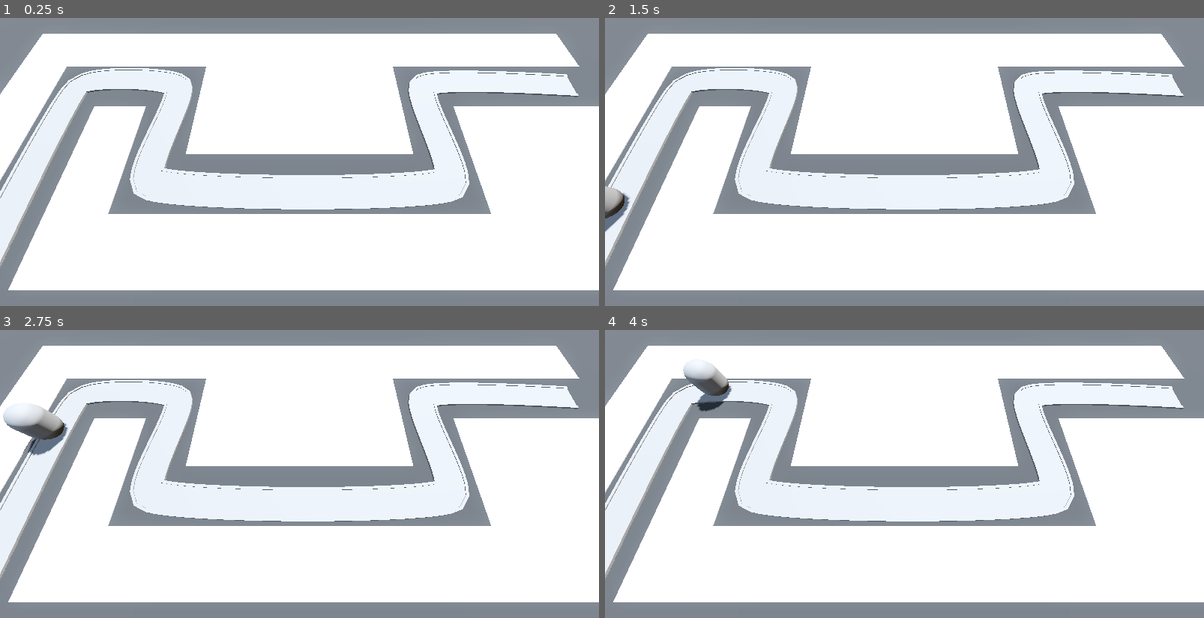
Above: before the commit, frames 1-4 (two rows, left to right).
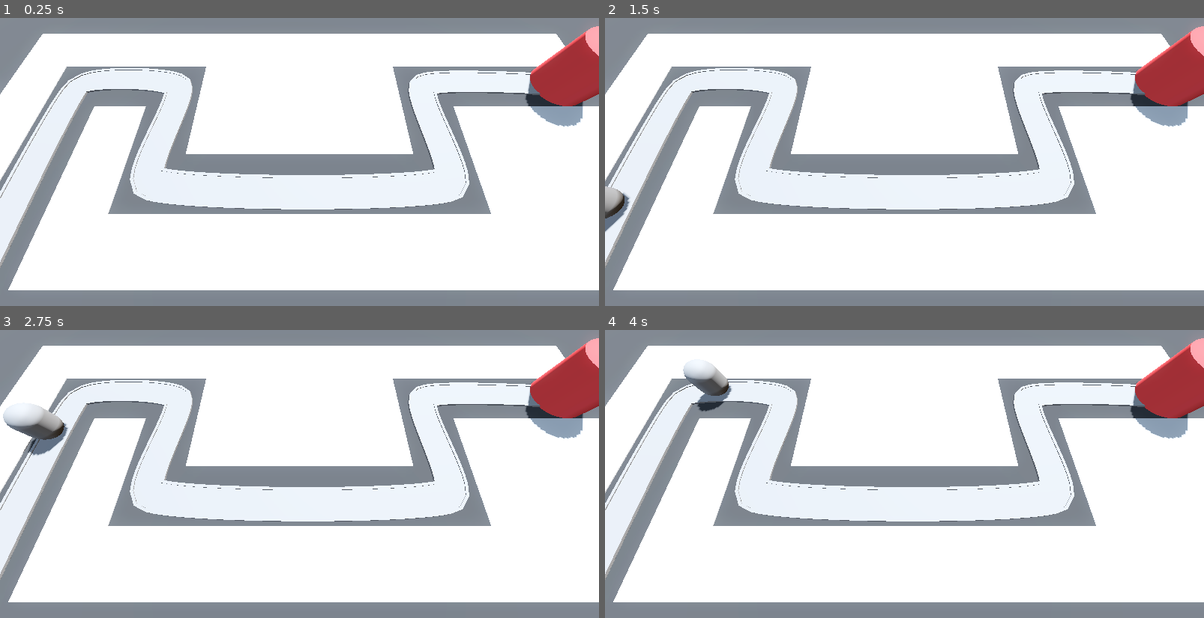
Above: after the commit, the same moments.

Repository: cosmo-the-deer/Barbarian-Blaster
Game: Godot game, scene res://BaseLevel.tscn
Same seed, same stepped clock (60 frames per second), same inputs: the game is played once before the commit and once after it.
Inputs:
- Up to frame 1 (0.25 s): no input
- Up to frame 2 (1.5 s): tap Enter at 0.5 s
- Up to frame 3 (2.75 s): no input
- Up to frame 4 (4 s): no input

The runs differ from the first frame. In frame 1, 2.8% of the frame differs, in the area x 87-100%, y 2-38%; in frame 2, 2.8%; in frame 3, 2.8%; in frame 4, 2.8%.

Commit message:
created enemy

Diff:
--- a/BaseLevel.tscn
+++ b/BaseLevel.tscn
@@ -1,7 +1,8 @@
-[gd_scene load_steps=8 format=3 uid="uid://cshy5hwwjb5uo"]
+[gd_scene load_steps=9 format=3 uid="uid://cshy5hwwjb5uo"]
 
 [ext_resource type="MeshLibrary" uid="uid://pvar3xuw7aos" path="res://MeshLibraries/SpaceLibary.tres" id="1_lvb7b"]
 [ext_resource type="PackedScene" uid="uid://d2ysy2j5t7sdf" path="res://Enemy/enemy.tscn" id="2_5x8ra"]
+[ext_resource type="PackedScene" uid="uid://dn6xye7s7s1jp" path="res://base/base.tscn" id="3_o2j4u"]
 
 [sub_resource type="ProceduralSkyMaterial" id="ProceduralSkyMaterial_dq0bh"]
 sky_horizon_color = Color(0.662243, 0.671743, 0.686743, 1)
@@ -99,3 +100,6 @@
 
 [node name="Enemy" parent="Path3D" instance=ExtResource("2_5x8ra")]
 transform = Transform3D(0.999967, 0, -0.00195729, 0, 1, 0, 0.00195729, 0, 0.999967, -18.0333, 0, 15.0237)
+
+[node name="Base" parent="." instance=ExtResource("3_o2j4u")]
+transform = Transform3D(1, 0, 0, 0, 1, 0, 0, 0, 1, 21, 0, -2)
--- a/Enemy/enemy.gd
+++ b/Enemy/enemy.gd
@@ -2,6 +2,10 @@
 
 @export var speed: float = 2.5
 
+@onready var base = get_tree().get_first_node_in_group("base")
+
 # Called every frame. 'delta' is the elapsed time since the previous frame.
 func _process(delta: float) -> void:
 	progress += delta * speed
+	if progress_ratio == 1.0:
+		base.take_damage()
--- /dev/null
+++ b/base/base.gd
@@ -0,0 +1,4 @@
+extends Node3D
+
+func take_damage() -> void:
+	print("Damage dealt to base")
--- /dev/null
+++ b/base/base.tscn
@@ -0,0 +1,16 @@
+[gd_scene load_steps=3 format=3 uid="uid://dn6xye7s7s1jp"]
+
+[ext_resource type="Script" uid="uid://jcfkl54dkl4i" path="res://base/base.gd" id="1_mftly"]
+
+[sub_resource type="StandardMaterial3D" id="StandardMaterial3D_r7l70"]
+albedo_color = Color(1, 0.31, 0.31, 1)
+
+[node name="Base" type="Node3D" groups=["base"]]
+script = ExtResource("1_mftly")
+
+[node name="CSGCylinder3D" type="CSGCylinder3D" parent="."]
+transform = Transform3D(1, 0, 0, 0, 1, 0, 0, 0, 1, 0, 2, 0)
+radius = 2.0
+height = 4.0
+sides = 32
+material = SubResource("StandardMaterial3D_r7l70")
--- a/project.godot
+++ b/project.godot
@@ -14,3 +14,7 @@
 run/main_scene="uid://cshy5hwwjb5uo"
 config/features=PackedStringArray("4.4", "Forward Plus")
 config/icon="res://icon.svg"
+
+[global_group]
+
+base=""
Not shown, added: base/base.gd.uid
